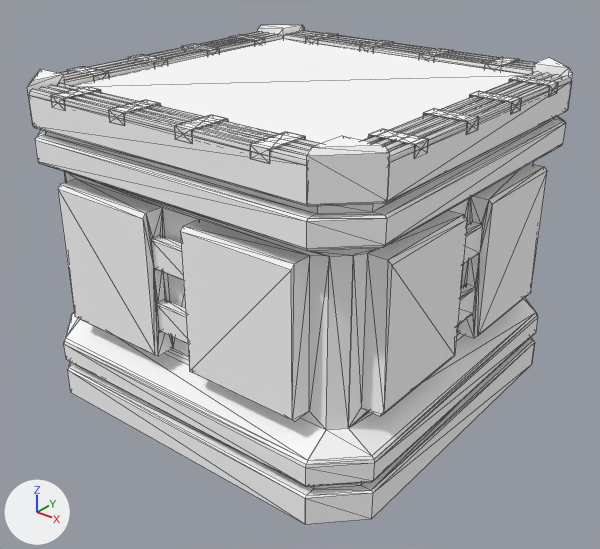
Before and after pictures for a commit that changed the FBX model BODY/Assets/Main/Meshes/Environment/walls/square_wall_top_wires_01.FBX.
Both versions are drawn from a 50 mm lens placed at (3.12, -3.95, 3.14), pointed at (0.06, -0.12, 0.77). The lights are fixed; the arrows at lower left show +X, +Y and +Z. Mesh edges are drawn as thin lines. Where no turn or scale is listed for an object, it has been applied to the vertices. Vertices at the same position are counted once.

Script lines for the objects in view, before the commit:
```python
me_mesh = bpy.data.meshes.new('Mesh')
me_mesh.from_pydata(...)  # 1096 vertices, 1552 faces; spans x -1.26..1.26, y -1.26..1.26, z 0.0..2.07
# faces by material slot: [1126, 8, 418]
me_mesh.materials.append(mat_groundtop)  # white #ffffff
me_mesh.materials.append(mat_groundmid)  # grey #848484
me_mesh.materials.append(mat_groundbottom)  # light grey #dbdbdb
ob_square_wall_top_wires_01 = bpy.data.objects.new('square_wall_top_wires_01', me_mesh)
ob_square_wall_top_wires_01.location = (0.0, 0.0, 0.0)
```
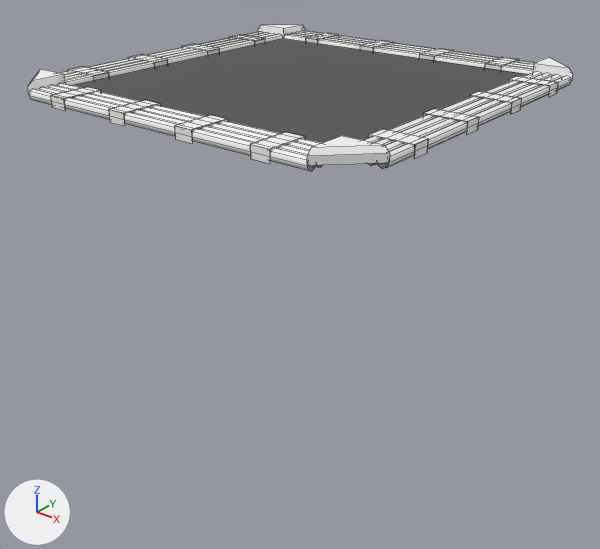
The newer file is also turned or shifted as a whole; pictures and numbers use the older file's frame.

What differs and where, as boxes [x1, y1, x2, y2] in the pictures (600 x 549 px):
'square_wall_top_wires_01', reshaped (71% shorter)
    before: [27, 25, 573, 524]
    after: [27, 25, 573, 171]
part 1 of me_mesh, cut back
    before: [27, 25, 573, 524]
    after: [27, 25, 573, 95]

The change, as a list of edits to the scene's bpy script:
```text
Add mat_leiste:
    mat_leiste = principled_material('Leiste')
    mat_leiste.base_color = (0.0902, 0.0902, 0.0902)  # dark grey #555555
    mat_leiste.roughness = 0.859
Add mat_basecolor:
    mat_basecolor = principled_material('Basecolor')
    mat_basecolor.base_color = (0.91, 0.91, 0.91)  # white #f5f5f5
    mat_basecolor.roughness = 0.859
Change me_mesh:
    used by ob_square_wall_top_wires_01; location = (0.0, 0.0, 0.0)
    remove me_mesh.from_pydata(...)  # 1096 vertices, 1552 faces; spans x -1.26..1.26, y -1.26..1.26, z 0.0..2.07
    remove me_mesh.materials.append(mat_groundtop)  # white #ffffff
    remove me_mesh.materials.append(mat_groundmid)  # grey #848484
    remove me_mesh.materials.append(mat_groundbottom)  # light grey #dbdbdb
    add me_mesh.from_pydata(...)  # 548 vertices, 341 faces; spans x -1.26..1.26, y -1.26..1.26, z 1.96..2.07
    me_mesh part 1: 552 vertices removed from x -1.26..1.26, y -1.26..1.26, z 0.0..1.9; 4 vertices added at x -1.0..1.0, y -1.0..1.0, z 2.0
    add me_mesh.materials.append(mat_basecolor)  # white #f5f5f5
    add me_mesh.materials.append(mat_leiste)  # dark grey #555555
```
